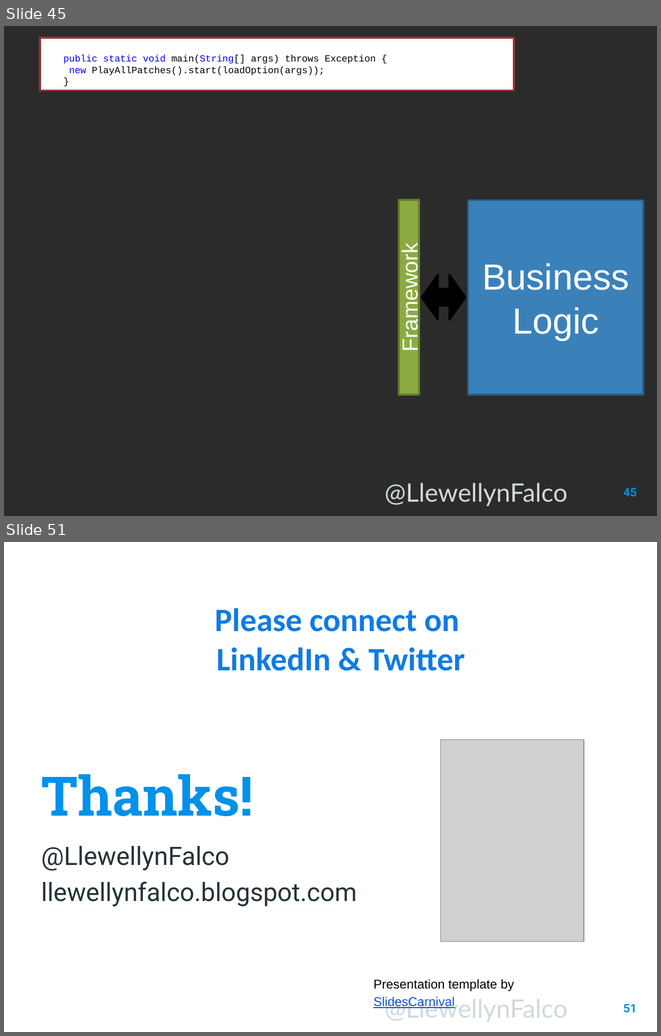
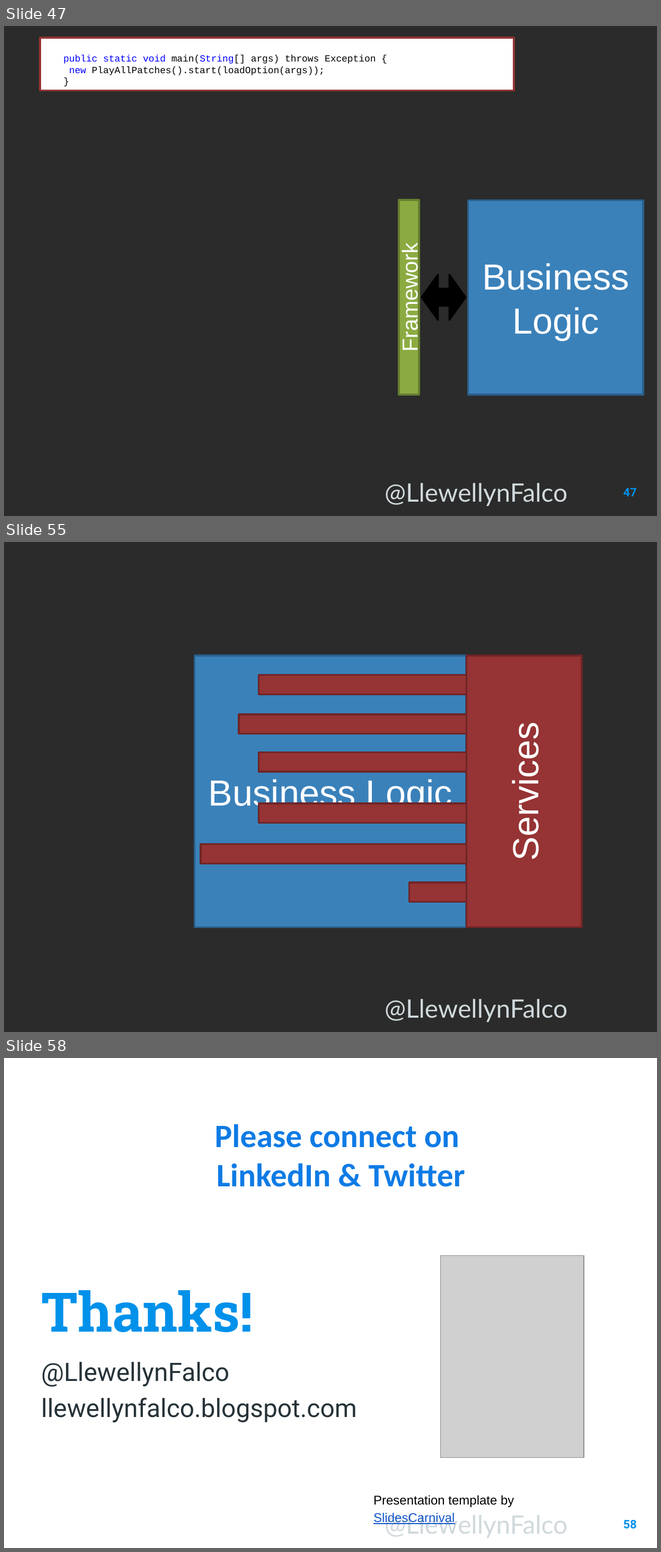
Before and after one commit to isidore/Talk-AvoidingLockIn, a slide deck: Avoiding Lock-In.pptx. Shown one above the other, each under a label of ours: slides 45 and 51 before the commit, slides 47, 55 and 58 after it; the slides between them are not shown. The pictures are 661x1036 and 661x1552 pixels, drawn with LibreOffice and Linux fonts; fonts in the diff are those of the drawing; grey boxes stand for pictures; background and template pictures are left out; a plain dark background stands for a picture behind light text. Boxes give left, top, right and bottom in pixels: in the first picture for what was removed or moved away, otherwise in the second. Text is boxed around its words. In the diff, an @@ line names an element or a change of style, - is before the commit and + after.

```diff
--- a/Avoiding Lock-In.pptx
+++ b/Avoiding Lock-In.pptx
@@ slide 55 added at box(4, 542, 657, 1032), background picture (left out); not listed: 1 template element that a slide beside it also shows @@
@@ rectangle added at box(195, 655, 466, 927), fill #3A81BA, outline #2B5F8A 2 pt, 40 pt, text #FFFFFF @@
+Business Logic
@@ rectangle added at box(466, 655, 582, 927), fill #963334, outline #6F2626 2 pt, 40 pt, text #FFFFFF @@
+Services
@@ rectangle added at box(258, 674, 562, 694), fill #963334, outline #6F2626 2 pt @@
@@ rectangle added at box(239, 714, 542, 734), fill #963334, outline #6F2626 2 pt @@
@@ rectangle added at box(258, 752, 542, 772), fill #963334, outline #6F2626 2 pt @@
@@ rectangle added at box(258, 803, 562, 823), fill #963334, outline #6F2626 2 pt @@
@@ rectangle added at box(201, 844, 552, 863), fill #963334, outline #6F2626 2 pt @@
@@ rectangle added at box(409, 882, 547, 902), fill #963334, outline #6F2626 2 pt @@
@@ what was slide 45 is now slide 47 @@
@@ page number at box(623, 488, 636, 496): text changed @@
-45
+47
@@ what was slide 51 is now slide 58 @@
@@ page number at box(623, 1520, 636, 1529): text changed @@
-51
+58
```
Also in this commit, not shown: 4 slides changed, 8 other slides added, 2 slides removed.
